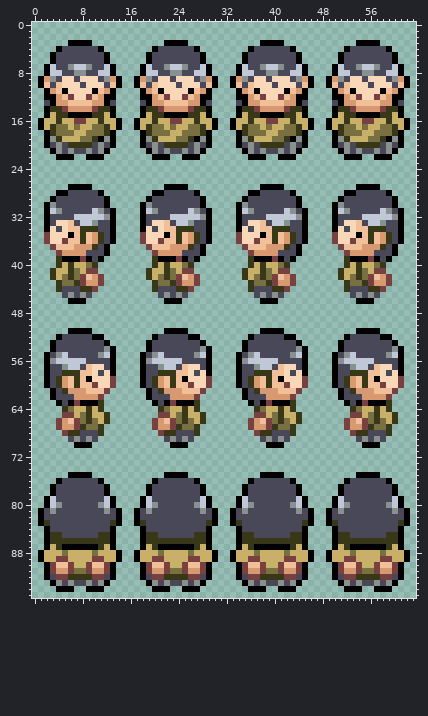
File history of a sprite sheet, Graphics/Characters/STACY.png. The first picture shows the starting point.
The file is 128x192 pixels, drawn in blocks of 2x2; one block is one cell here.
Once edited:
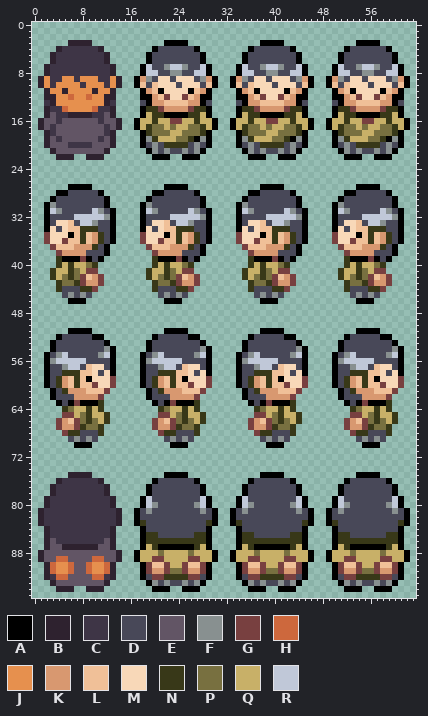
Palette (. is transparent): A #000000  B #2e222f  C #3e3546  D #484858  E #625565  F #889090  G #784040  H #cd683d  J #e6904e  K #d89870  L #f0c098  M #f8d8b8  N #383818  P #787040  Q #c8b068  R #c0c8d8
What changed:
Changed rows in their new state; - is an unchanged pixel.
first column x 1:
 3 -----BBBB-----
 4 ---BCCCCCCB---
 5 --BCCCCCCCCB--
 6 --BCCCCCCCCB--
 7 -BCCCCCCCCCCB-
 8 -BCCCCCCCCCCB-
 9 BJCCJJCJJJCCJB
10 BJCJJJJCJJJCJB
11 -BJJBJJJJBJJB-
12 -BBJJHJJHJJBB-
13 -CBJJJJJJJJBC-
14 -BCCHJJJJHCCB-
15 -BECCBBBBCCEB-
16 BEECEEEEEECEEB
17 BECEEEEEEEECEB
18 -BCEEEEEEEECB-
19 -BECEEEEEECEB-
20 -BEEECCCCEEEB-
21 --BEEEEEEEEB--
22 ---BBB--BBB---
first column x 1:
75 -----BBBB-----
76 ---BCCCCCCB---
77 --BCCCCCCCCB--
78 --BCCCCCCCCB--
79 -BCCCCCCCCCCB-
80 -BCCCCCCCCCCB-
81 BCCCCCCCCCCCCB
82 BCCCCCCCCCCCCB
83 BCCCCCCCCCCCCB
84 -BCCCCCCCCCCB-
85 -BCCCCCCCCCCB-
86 -BECCCCCCCCEB-
87 -BEEBBBBBBEEB-
88 BEEEEEEEEEEEEB
89 BEEHHEEEEHHEEB
90 -BHJJHEEHJJHB-
91 -BHJJHEEHJJHB-
92 -BCHHEEEEHHCB-
93 --BEEEEEEEEB--
94 ---BBB--BBB---
